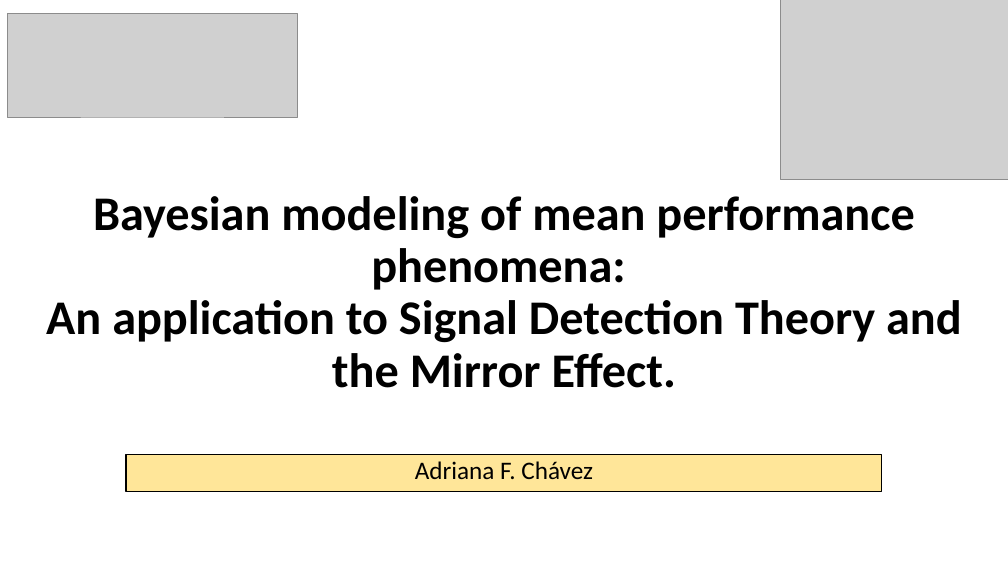
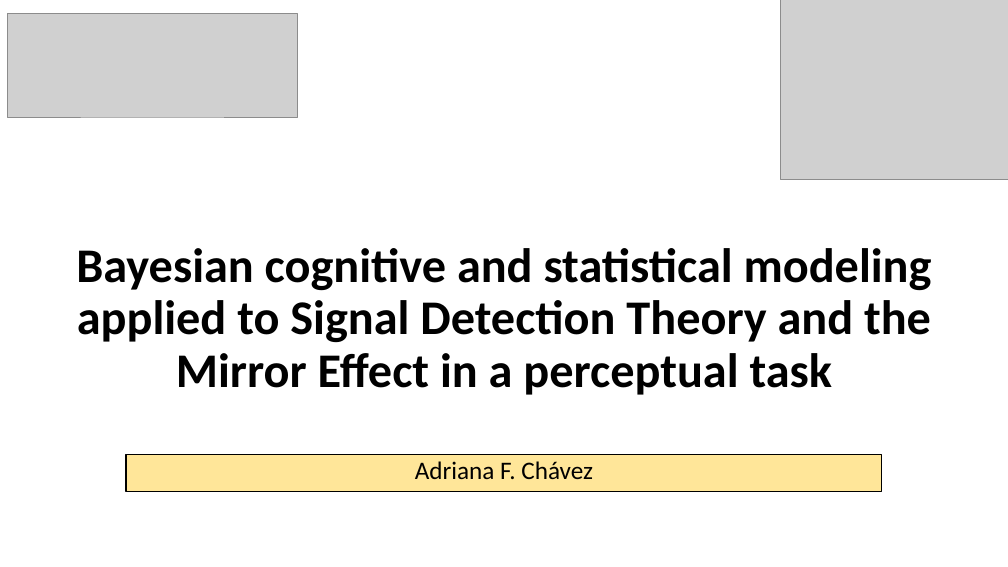
Before and after one commit to Adrifelcha/afchavez-019, a slide deck: slide 1 of Congresos/Presentaciones_Locales/Green_2019_BayesianSDT.pptx. Drawn at 1008x567 pixels with LibreOffice and Linux fonts; fonts in the diff are those of the drawing; grey boxes stand for pictures. Boxes give left, top, right and bottom in pixels: in the first picture for what was removed or moved away, otherwise in the second. Text is boxed around its words. In the diff, an @@ line names an element or a change of style, - is before the commit and + after.

```diff
--- a/Congresos/Presentaciones_Locales/Green_2019_BayesianSDT.pptx
+++ b/Congresos/Presentaciones_Locales/Green_2019_BayesianSDT.pptx
@@ title at [76,248,932,395]: text changed @@
-Bayesian modeling of mean performance phenomena:
-An application to Signal Detection Theory and the Mirror Effect.
+Bayesian cognitive and statistical modeling applied to Signal Detection Theory and the Mirror Effect in a perceptual task
```
Also in this commit, not shown: 9 other slides changed, 20 slides added, 49 slides removed.
